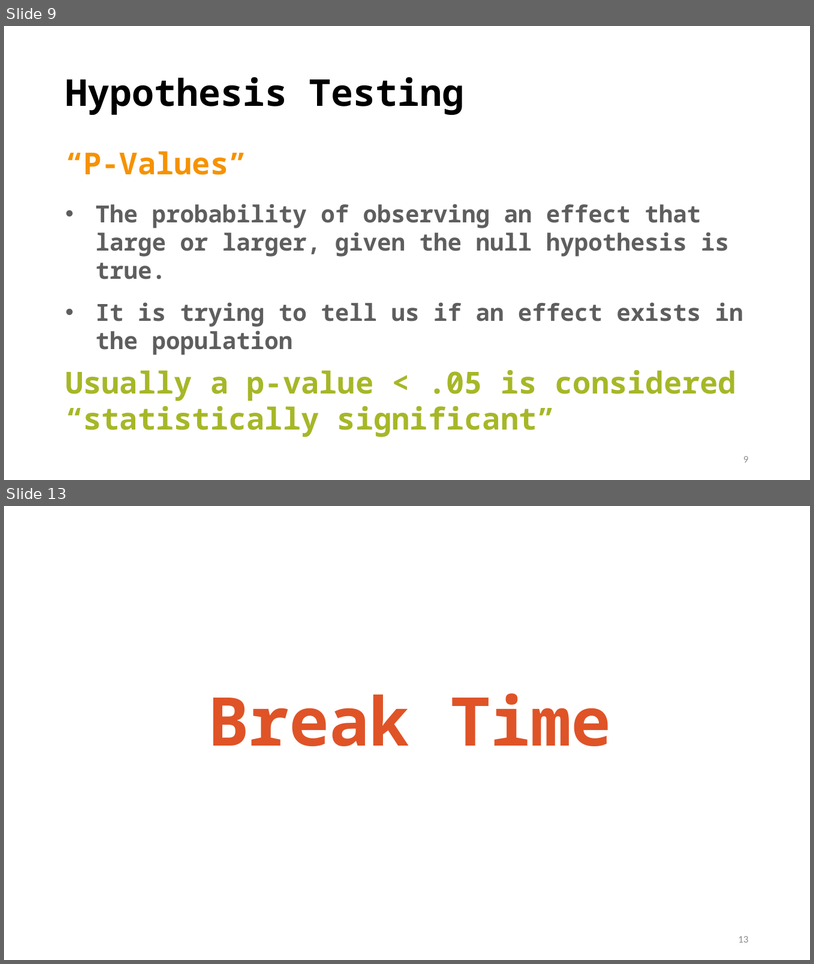
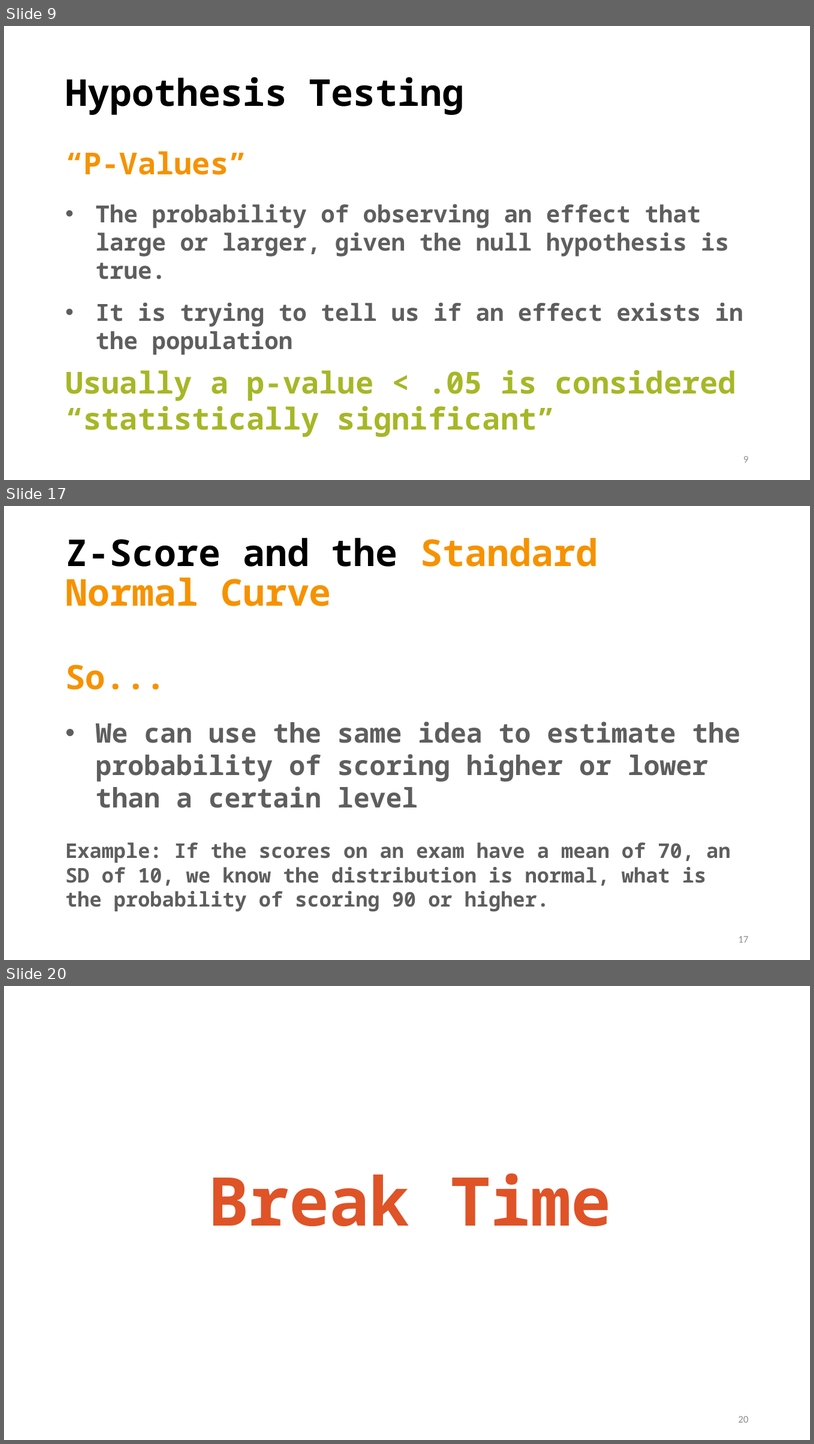
Before and after one commit to TysonStanley/EDU-6050, a slide deck: Slides/04_EDUC_6050_2018.pptx. Shown one above the other, each under a label of ours: slides 9 and 13 before the commit, slides 9, 17 and 20 after it; the slides between them are not shown. The pictures are 814x964 and 814x1444 pixels, drawn with LibreOffice and Linux fonts; fonts in the diff are those of the drawing. Boxes give left, top, right and bottom in pixels: in the first picture for what was removed or moved away, otherwise in the second. Text is boxed around its words. In the diff, an @@ line names an element or a change of style, - is before the commit and + after.

```diff
--- a/Slides/04_EDUC_6050_2018.pptx
+++ b/Slides/04_EDUC_6050_2018.pptx
@@ slide 17 added at box(4, 506, 810, 960), background #FFFFFF @@
@@ title added at box(65, 538, 598, 606), 44 pt, text #F69200, bold @@
+Z-Score and the Standard Normal Curve
@@ text added at box(65, 664, 741, 808), 32 pt, text #5E5E5E, bold @@
+So...
+• We can use the same idea to estimate the probability of scoring higher or lower than a certain level
@@ text added at box(65, 842, 731, 911), 24 pt, text #5E5E5E, bold @@
+Example: If the scores on an exam have a mean of 70, an SD of 10, we know the distribution is normal, what is the probability of scoring 90 or higher.
@@ page number added at box(738, 936, 749, 942), 12 pt, text #8C8C8C @@
+17
@@ what was slide 13 is now slide 20 @@
@@ page number at box(738, 1416, 749, 1422): text changed @@
-13
+20
```
Also in this commit, not shown: 4 slides changed, 19 other slides added, 1 slide removed, 1 other file.
